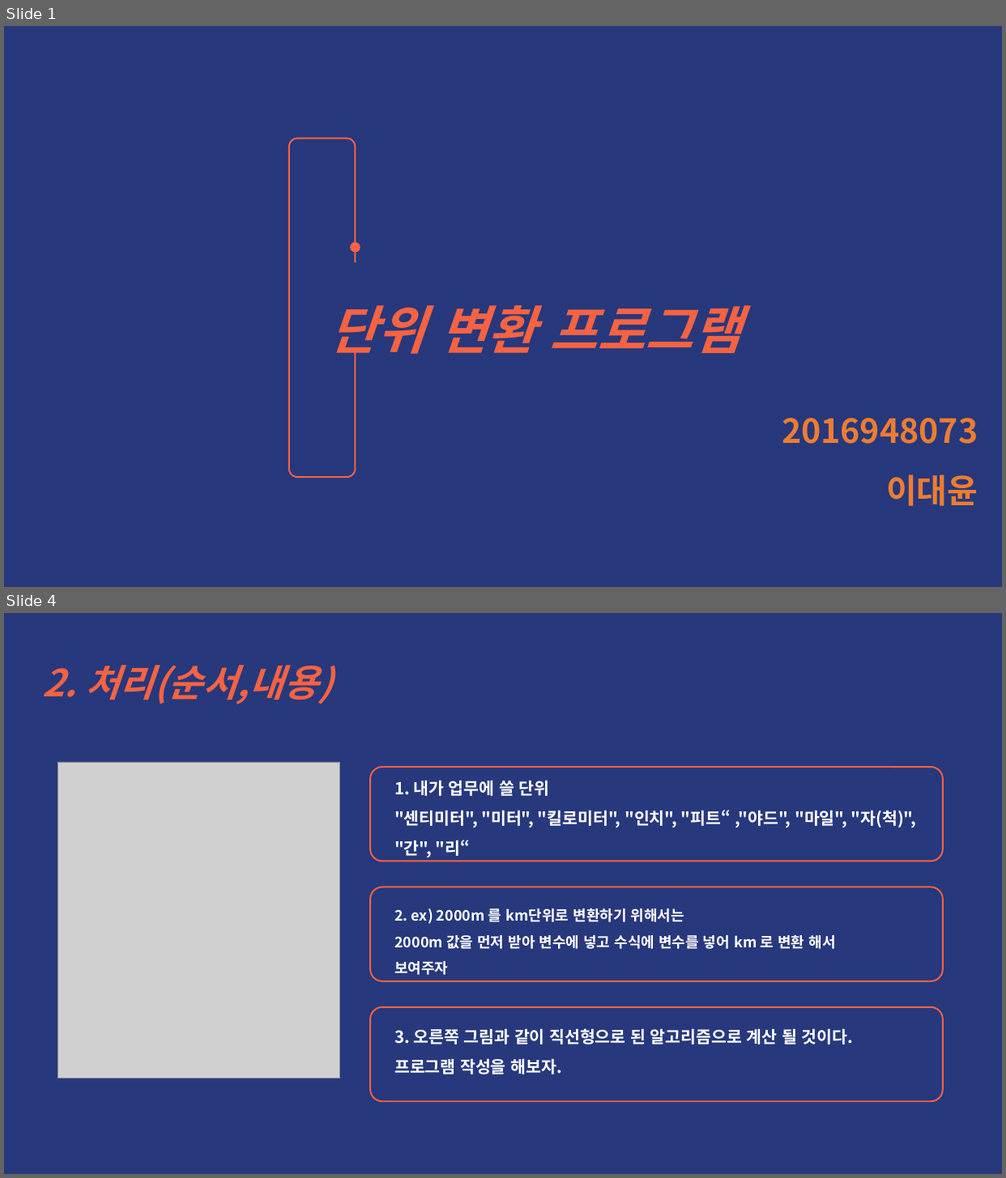
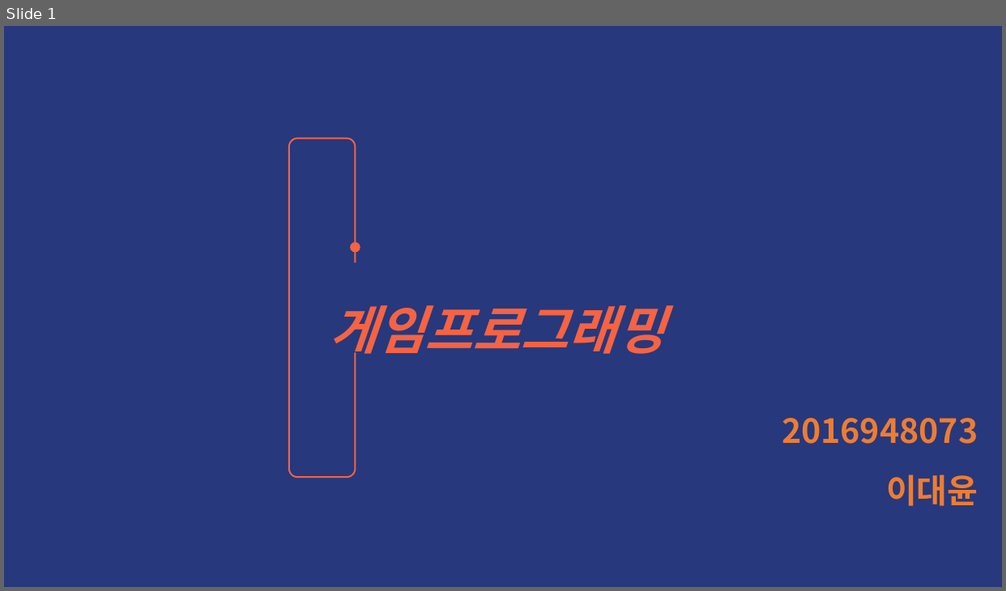
Before and after one commit to LeeDaeYun0313/gameprogramming, a slide deck: 2016948073 (이대윤).pptx. Shown one above the other, each under a label of ours: slides 1 and 4 before the commit, slide 1 after it; the slides between them are not shown. The pictures are 1006x1178 and 1006x591 pixels, drawn with LibreOffice and Linux fonts; fonts in the diff are those of the drawing; grey boxes stand for pictures. Boxes give left, top, right and bottom in pixels: in the first picture for what was removed or moved away, otherwise in the second. Text is boxed around its words. In the diff, an @@ line names an element or a change of style, - is before the commit and + after.

Commit message:
12월7일 발표 ppt
유니티게임

```diff
--- a/2016948073 (이대윤).pptx
+++ b/2016948073 (이대윤).pptx
@@ slide 4 removed at (x1=4, y1=613, x2=1002, y2=1174), background #27387D @@
@@ text removed at (x1=43, y1=665, x2=332, y2=705) @@
-2. 처리(순서,내용)
@@ picture removed at (x1=58, y1=762, x2=340, y2=1079) @@
@@ rounded rectangle removed at (x1=370, y1=767, x2=943, y2=862) @@
@@ text removed at (x1=394, y1=780, x2=916, y2=858) @@
-1. 내가 업무에 쓸 단위
-"센티미터", "미터", "킬로미터", "인치", "피트“ ,"야드", "마일", "자(척)", "간", "리“
@@ rounded rectangle removed at (x1=370, y1=887, x2=943, y2=982) @@
@@ text removed at (x1=394, y1=909, x2=836, y2=975) @@
-2. ex) 2000m 를 km단위로 변환하기 위해서는
-2000m 값을 먼저 받아 변수에 넣고 수식에 변수를 넣어 km 로 변환 해서
-보여주자
@@ rounded rectangle removed at (x1=370, y1=1007, x2=943, y2=1102) @@
@@ text removed at (x1=394, y1=1029, x2=853, y2=1075) @@
-3. 오른쪽 그림과 같이 직선형으로 된 알고리즘으로 계산 될 것이다.
-프로그램 작성을 해보자.
@@ slide 1 changed as well @@
@@ text at (x1=330, y1=305, x2=664, y2=363): text changed @@
-단위 변환 프로그램
+게임프로그래밍
```
Also in this commit, not shown: 1 other slide changed, 7 slides added, 6 other slides removed.
